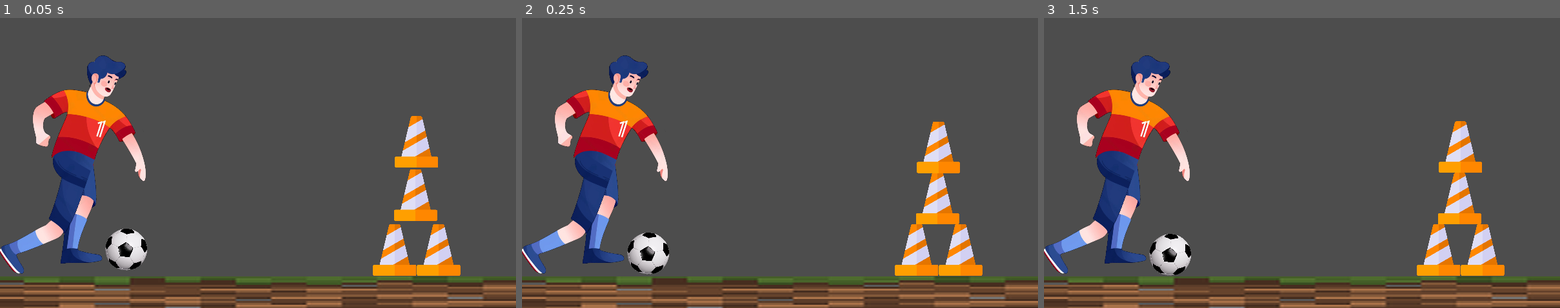
Above: before the commit, frames 1-3 (left to right).
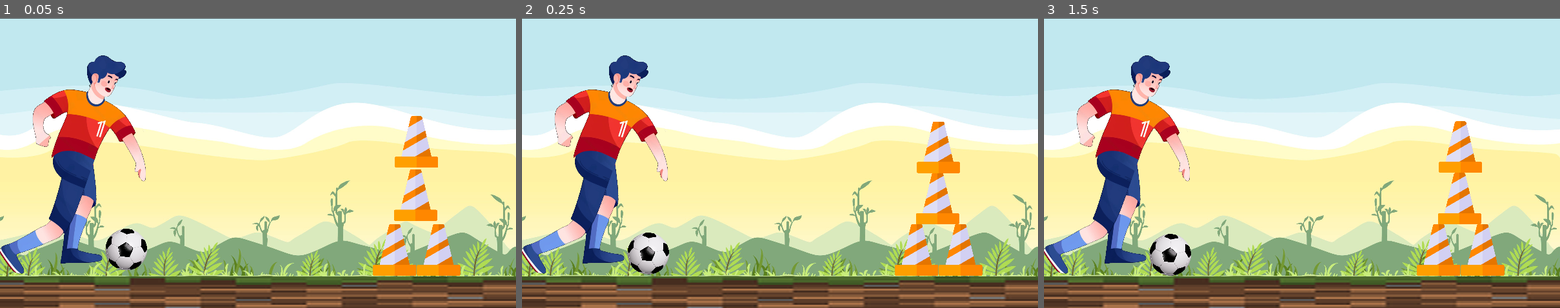
Above: after the commit, the same moments.

Repository: pacjo/ProjektFizyka
Game: Godot game, scene res://main.tscn
The game is run twice, just before and just after one commit, with the same random seed, the same clock (stepped at 60 frames per second) and the same inputs.
Inputs (mouse positions are in pixels of both pictures, inside the frame that each line leads up to):
- Up to frame 1 (0.05 s): no input
- Up to frame 2 (0.25 s): no input
- Up to frame 3 (1.5 s): move the mouse to (1415, 148) at 0.52 s; click (1415, 148) at 0.67 s; tap Enter at 1.25 s; drag from (1198, 177) to (1276, 221) at 1.27 s

The runs differ from the first frame. In frame 1, 77% of the frame differs, in the area x 0-100%, y 0-90%; in frame 2, 77%; in frame 3, 77%.

Commit message:
add background

Diff:
--- /dev/null
+++ b/cone.gd
@@ -0,0 +1,11 @@
+extends RigidBody2D
+
+
+# Called when the node enters the scene tree for the first time.
+func _ready():
+	pass # Replace with function body.
+
+
+# Called every frame. 'delta' is the elapsed time since the previous frame.
+func _process(delta):
+	pass
--- a/main.tscn
+++ b/main.tscn
@@ -1,13 +1,21 @@
-[gd_scene load_steps=6 format=3 uid="uid://d3nqu0eedat7n"]
+[gd_scene load_steps=7 format=3 uid="uid://d3nqu0eedat7n"]
 
 [ext_resource type="Script" path="res://main.gd" id="1_0odmy"]
-[ext_resource type="PackedScene" uid="uid://clpas4ti1ksu1" path="res://floor.tscn" id="2_wqlio"]
+[ext_resource type="Texture2D" uid="uid://qd21uk0i07gp" path="res://angry_bird_tło.png" id="2_1xkfr"]
+[ext_resource type="PackedScene" path="res://floor.tscn" id="2_wqlio"]
 [ext_resource type="PackedScene" uid="uid://b1q8f6on4rks7" path="res://cone.tscn" id="2_xaj35"]
 [ext_resource type="PackedScene" uid="uid://b85lfqxj2srgy" path="res://ball.tscn" id="3_ndo05"]
 [ext_resource type="PackedScene" uid="uid://dx4fddckr801c" path="res://player.tscn" id="5_w6o2h"]
 
 [node name="Main" type="Node"]
 script = ExtResource("1_0odmy")
+
+[node name="Background" type="Node2D" parent="."]
+
+[node name="Sprite2D" type="Sprite2D" parent="Background"]
+position = Vector2(620, 374)
+scale = Vector2(0.517361, 0.517361)
+texture = ExtResource("2_1xkfr")
 
 [node name="floor" parent="." instance=ExtResource("2_wqlio")]
 
Binary file added: angry_bird_tło.png
Not shown, added: angry_bird_tło.png.import
